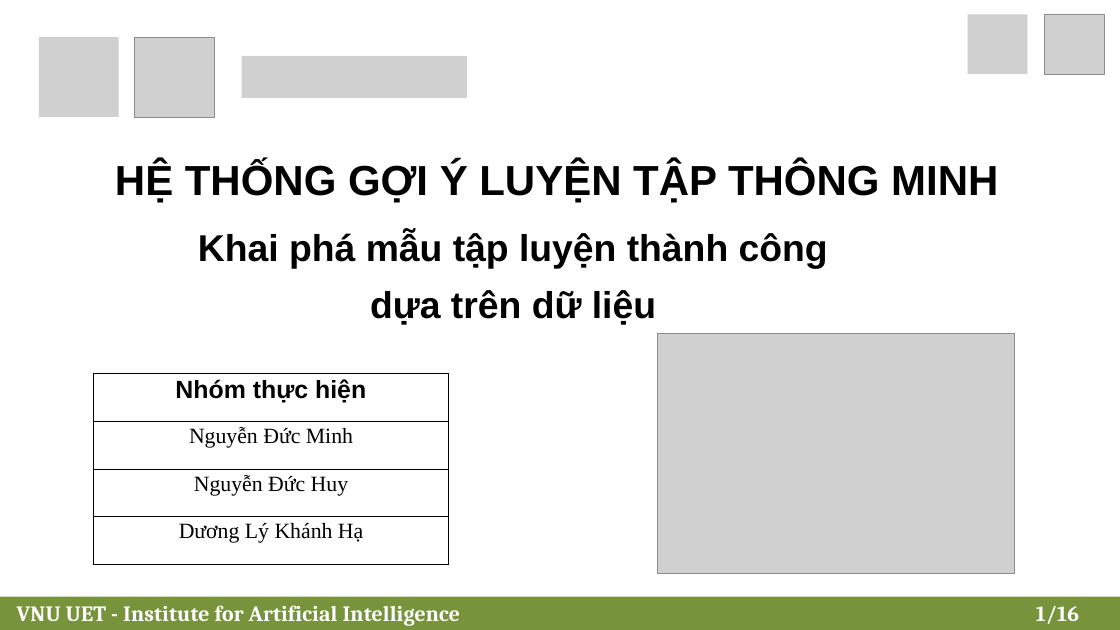
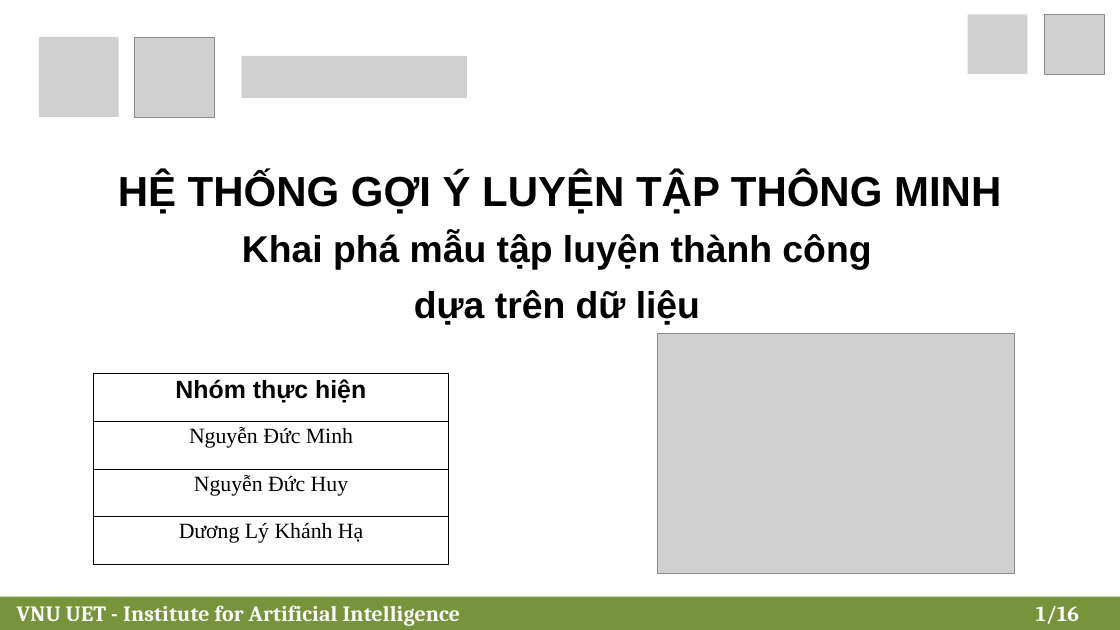
Before and after one commit to 24022404/fitness-recommendation, a slide deck: slide 1 of Slide_DataMining.pptx. Drawn at 1120x630 pixels with LibreOffice and Linux fonts; fonts in the diff are those of the drawing; grey boxes stand for pictures. Boxes give left, top, right and bottom in pixels: in the first picture for what was removed or moved away, otherwise in the second. Text is boxed around its words. In the diff, an @@ line names an element or a change of style, - is before the commit and + after.

Commit message:
Update slide

```diff
--- a/Slide_DataMining.pptx
+++ b/Slide_DataMining.pptx
@@ text "HỆ THỐNG GỢI Ý LUYỆN ...": place and size @@
-text "HỆ THỐNG GỢI Ý LUYỆN ..." at box(115, 161, 998, 203)
+text "HỆ THỐNG GỢI Ý LUYỆN ..." at box(118, 173, 1001, 214)
@@ text "Khai phá mẫu tập luyện ...": place and size @@
-text "Khai phá mẫu tập luyện ..." at box(198, 232, 828, 325)
+text "Khai phá mẫu tập luyện ..." at box(242, 232, 871, 325)
```
Also in this commit, not shown: 8 other slides changed.
